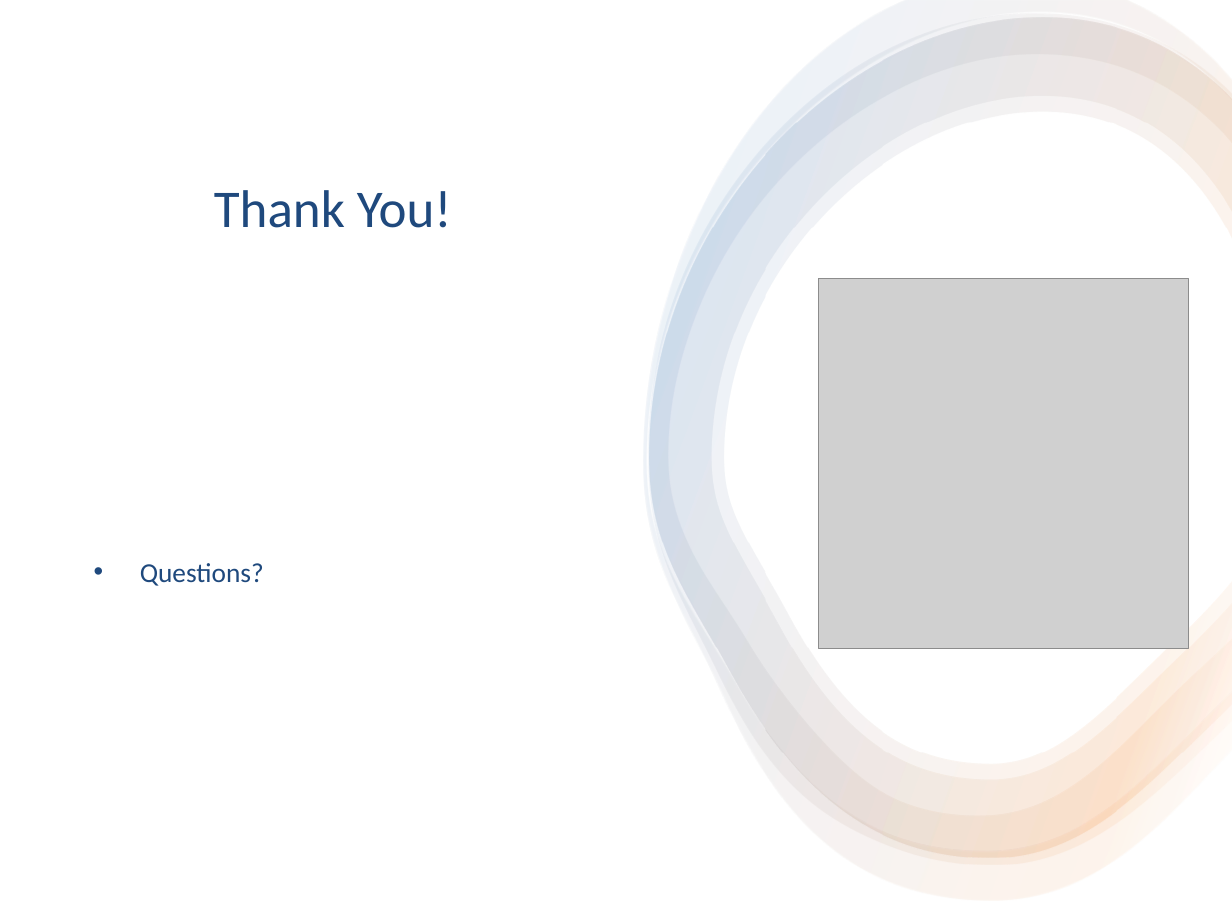
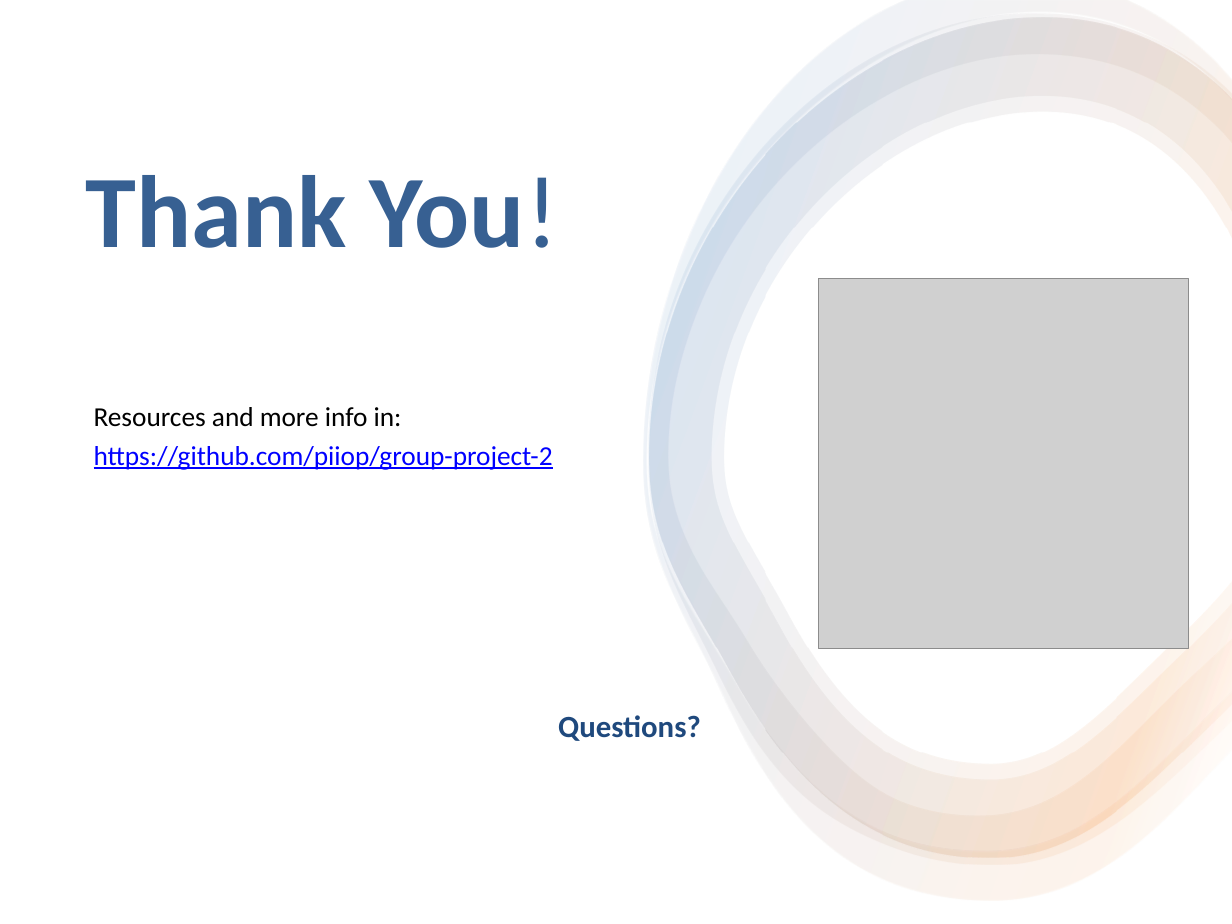
Before and after one commit to piiop/group-project-2, a slide deck: slide 13 of Project2.pptx (slide 11 before the commit). Drawn at 1232x924 pixels with LibreOffice and Linux fonts; fonts in the diff are those of the drawing; grey boxes stand for pictures. Boxes give left, top, right and bottom in pixels: in the first picture for what was removed or moved away, otherwise in the second. Text is boxed around its words. In the diff, an @@ line names an element or a change of style, - is before the commit and + after.

```diff
--- a/Project2.pptx
+++ b/Project2.pptx
@@ title "Thank You!" moved from (x1=214, y1=190, x2=452, y2=228) to (x1=86, y1=175, x2=559, y2=248) @@
@@ title "Thank You!" at (x1=86, y1=175, x2=559, y2=248): size 31 to 60 pt, text colour #1F497D to #376092; bold on in "Thank You!" @@
@@ text at (x1=94, y1=407, x2=553, y2=470): paragraphs added @@
+Resources and more info in:
+https://github.com/piiop/group-project-2
@@ text at (x1=558, y1=715, x2=701, y2=741): size 16 to 18 pt, bold on in "Questions?"; alignment left to centre; bullet • to none @@
```
Also in this commit, not shown: 2 other slides changed, 3 slides added, 1 slide removed, 1 other file.
